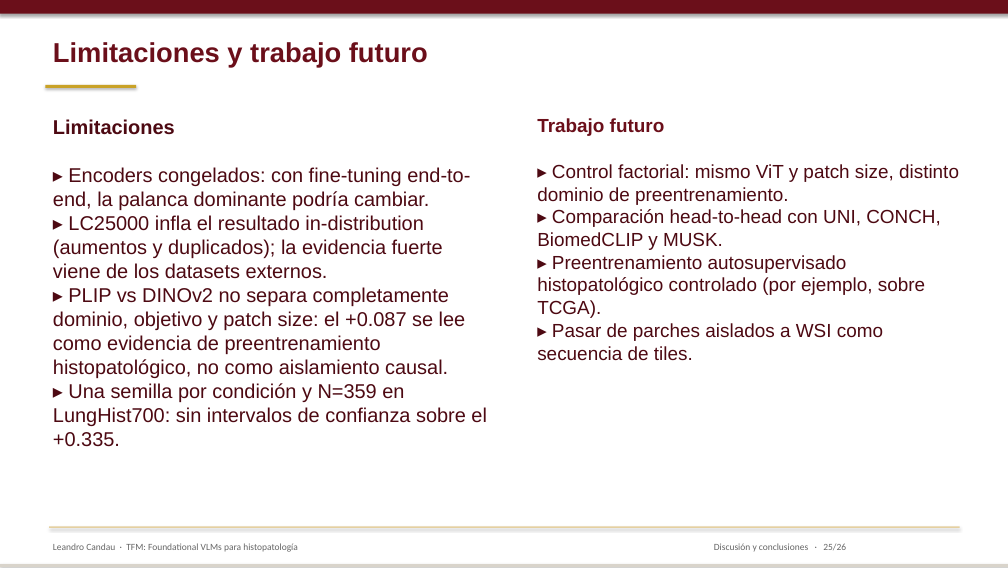
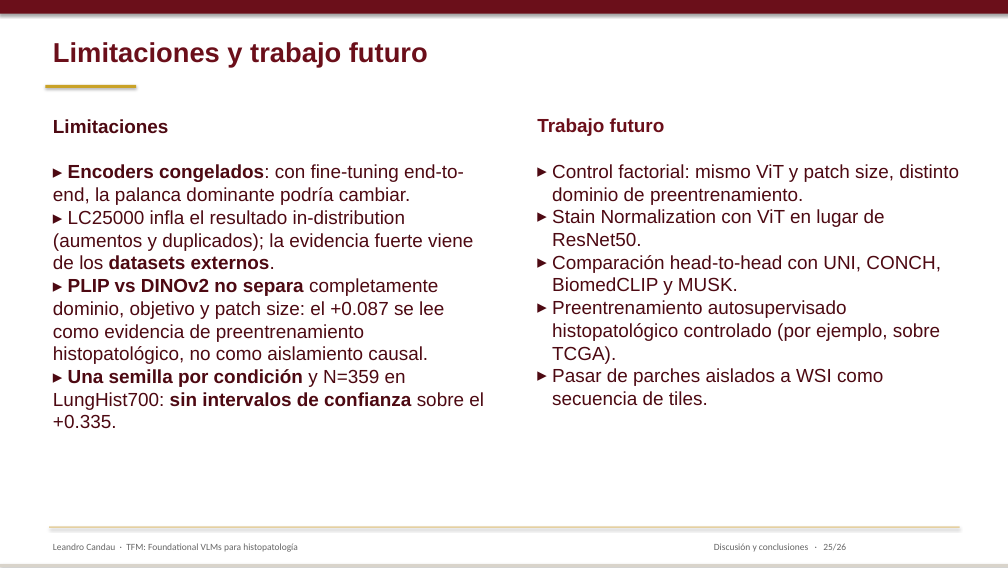
Before and after one commit to lcandau/histopathology-clip-lab, a slide deck: slide 25 of report/TFM_defense.pptx. Drawn at 1008x568 pixels with LibreOffice and Linux fonts; fonts in the diff are those of the drawing. Boxes give left, top, right and bottom in pixels: in the first picture for what was removed or moved away, otherwise in the second. Text is boxed around its words. In the diff, an @@ line names an element or a change of style, - is before the commit and + after.

```diff
--- a/report/TFM_defense.pptx
+++ b/report/TFM_defense.pptx
@@ text "Limitaciones" at (x1=53, y1=119, x2=484, y2=428): size 19 to 18 pt; bold on in "Encoders congelados:", "datasets externos.", "PLIP vs DINOv2 no separa", "Una semilla por condición sin intervalos de ..." @@
@@ text at (x1=552, y1=164, x2=959, y2=405): text changed @@
-▸ Control factorial: mismo ViT y patch size, distinto dominio de preentrenamiento.
-▸ Comparación head-to-head con UNI, CONCH, BiomedCLIP y MUSK.
-▸ Preentrenamiento autosupervisado histopatológico controlado (por ejemplo, sobre TCGA).
-▸ Pasar de parches aislados a WSI como secuencia de tiles.
+▸ Control factorial: mismo ViT y patch size, distinto dominio de preentrenamiento.
+▸ Stain Normalization con ViT en lugar de ResNet50.
+▸ Comparación head-to-head con UNI, CONCH, BiomedCLIP y MUSK.
+▸ Preentrenamiento autosupervisado histopatológico controlado (por ejemplo, sobre TCGA).
+▸ Pasar de parches aislados a WSI como secuencia de tiles.
```
Also in this commit, not shown: 28 other slides changed.
